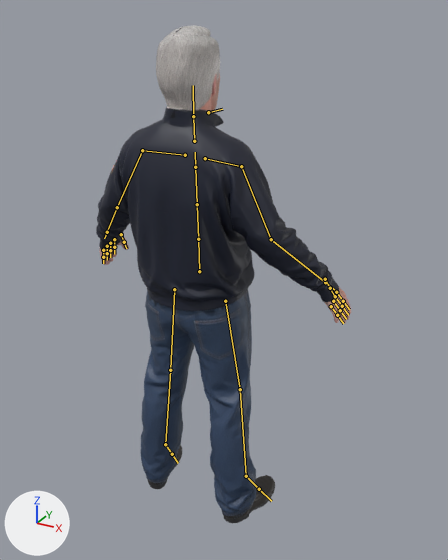
Before and after pictures for a commit that changed the glTF model Projects/StrongestInHistoryVsToday/res/Models/Characters/Boss/sih_boss.gltf.
One viewpoint serves both versions: a 50 mm lens placed at (1.078, -1.764, 1.88), pointed at (0.049, 0.107, 0.945). The lights are fixed; the arrows at lower left show +X, +Y and +Z. The older version comes first. The bones that change, and the others that lie on the model, are drawn over the model as lines.

The first picture shows 'sih_boss', 'sih_boss_head'.
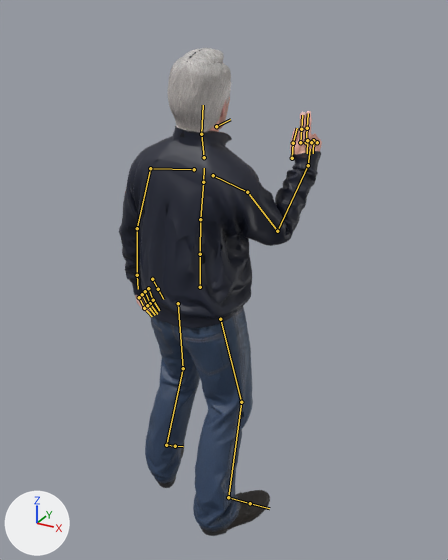
The newer file adds an action. The first version stands in its rest pose; the second is drawn at frame 85 of the action 'Sign_Raise'.

Changed parts and their boxes (x1, y1, x2, y2) in the pictures (448 x 560 px):
'sih_boss', posed (20% narrower): before (96, 111, 351, 523); after (119, 111, 322, 536)
'sih_boss_head', posed: before (156, 25, 220, 120); after (167, 48, 231, 141)
bone 'Hips', root to tip: before (199, 271) to (198, 239); after (200, 287) to (200, 254)
bone 'Spine', root to tip: before (197, 204) to (195, 167); after (200, 219) to (203, 182)
bone 'Chest', root to tip: before (195, 167) to (195, 152); after (203, 182) to (204, 168)
bone 'Neck', root to tip: before (194, 141) to (193, 116); after (204, 157) to (201, 134)
bone 'Head', root to tip: before (193, 116) to (193, 85); after (201, 134) to (203, 105)
bone 'Shoulder_L', root to tip: before (185, 155) to (142, 150); after (194, 169) to (150, 168)
bone 'UpperArm_L', root to tip: before (142, 150) to (117, 207); after (150, 168) to (137, 228)
bone 'LowerArm_L', root to tip: before (117, 207) to (107, 232); after (137, 228) to (137, 275)
bone 'Hand_L', root to tip: before (107, 232) to (104, 238); after (137, 275) to (138, 289)
bone 'Finger_Index_1_L', root to tip: before (114, 239) to (114, 247); after (148, 288) to (153, 300)
bone 'Finger_Index_2_L', root to tip: before (114, 247) to (114, 254); after (153, 300) to (159, 310)
bone 'Finger_Little_1_L', root to tip: before (103, 250) to (103, 257); after (139, 297) to (144, 308)
bone 'Finger_Little_2_L', root to tip: before (103, 257) to (103, 263); after (144, 308) to (152, 316)
bone 'Finger_Middle_1_L', root to tip: before (110, 243) to (110, 250); after (145, 291) to (150, 303)
bone 'Finger_Middle_2_L', root to tip: before (110, 250) to (110, 257); after (150, 303) to (157, 314)
bone 'Finger_Ring_1_L', root to tip: before (107, 246) to (107, 253); after (142, 294) to (147, 305)
bone 'Finger_Ring_2_L', root to tip: before (107, 253) to (107, 260); after (147, 305) to (155, 315)
bone 'Finger_Thumb_2_L', root to tip: before (124, 242) to (126, 248); after (158, 289) to (163, 299)
bone 'Shoulder_R', root to tip: before (205, 158) to (241, 166); after (213, 175) to (247, 192)
bone 'UpperArm_R', root to tip: before (241, 166) to (271, 239); after (247, 192) to (277, 231)
bone 'LowerArm_R', root to tip: before (271, 239) to (325, 282); after (277, 231) to (308, 165)
bone 'Hand_R', root to tip: before (325, 282) to (338, 292); after (308, 165) to (310, 149)
bone 'Finger_Little_1_R', root to tip: before (331, 306) to (337, 315); after (317, 142) to (313, 140)
bone 'Finger_Little_2_R', root to tip: before (337, 315) to (343, 323); after (313, 140) to (313, 153)
bone 'Finger_Ring_1_R', root to tip: before (333, 301) to (340, 310); after (311, 142) to (307, 140)
bone 'Finger_Ring_2_R', root to tip: before (340, 310) to (346, 319); after (307, 140) to (307, 153)
bone 'Finger_Thumb_1_R', root to tip: before (325, 279) to (330, 288); after (292, 158) to (293, 143)
bone 'Finger_Thumb_2_R', root to tip: before (330, 288) to (335, 297); after (293, 143) to (297, 128)
bone 'Thigh_L', root to tip: before (174, 289) to (170, 370); after (178, 303) to (183, 368)
bone 'Shin_L', root to tip: before (170, 370) to (165, 444); after (183, 368) to (166, 445)
bone 'Foot_L', root to tip: before (165, 444) to (172, 454); after (166, 445) to (175, 446)
bone 'Thigh_R', root to tip: before (225, 301) to (240, 389); after (220, 319) to (241, 402)
bone 'Shin_R', root to tip: before (240, 389) to (246, 476); after (241, 402) to (228, 497)
bone 'Foot_R', root to tip: before (246, 476) to (259, 489); after (228, 497) to (250, 503)

The edits, one by one:
Bone 'Hips' (bone_hips) moves from (0.0, 0.0, 0.0) to (0.0, -0.061, -0.002).
Bone 'Hips' (bone_hips) turns from (0, 0, 0) to (6, -12, -2) degrees about its own x, y and z.
Bone 'Spine' (bone_spine) turns from (0, 0, 0) to (3, 6, 2) degrees about its own x, y and z.
Bone 'Chest' (bone_chest) turns from (0, 0, 0) to (-7, 4, 2) degrees about its own x, y and z.
Bone 'Neck' (bone_neck) turns from (0, 0, 0) to (-4, 3, -7) degrees about its own x, y and z.
Bone 'Head' (bone_head) turns from (0, 0, 0) to (-3, 0, 12) degrees about its own x, y and z.
Bone 'Shoulder_L' (bone_shoulder_l) turns from (0, 0, 0) to (-7, 5, 8) degrees about its own x, y and z.
Bone 'UpperArm_L' (bone_upperarm_l) turns from (0, 0, 0) to (4, 4, -11) degrees about its own x, y and z.
Bone 'LowerArm_L' (bone_lowerarm_l) turns from (0, 0, 0) to (-18, -4, -13) degrees about its own x, y and z.
Bone 'Hand_L' (bone_hand_l) turns from (0, 0, 0) to (-3, 1, -3) degrees about its own x, y and z.
Bone 'Finger_Index_1_L' (bone_finger_index_1_l) turns from (0, 0, 0) to (-9, -1, -10) degrees about its own x, y and z.
Bone 'Finger_Index_2_L' (bone_finger_index_2_l) turns from (0, 0, 0) to (-12, -1, -13) degrees about its own x, y and z.
Bone 'Finger_Little_1_L' (bone_finger_little_1_l) turns from (0, 0, 0) to (-17, -3, -19) degrees about its own x, y and z.
Bone 'Finger_Little_2_L' (bone_finger_little_2_l) turns from (0, 0, 0) to (-19, -4, -22) degrees about its own x, y and z.
Bone 'Finger_Middle_1_L' (bone_finger_middle_1_l) turns from (0, 0, 0) to (-12, -1, -13) degrees about its own x, y and z.
Bone 'Finger_Middle_2_L' (bone_finger_middle_2_l) turns from (0, 0, 0) to (-14, -2, -16) degrees about its own x, y and z.
Bone 'Finger_Ring_1_L' (bone_finger_ring_1_l) turns from (0, 0, 0) to (-14, -2, -16) degrees about its own x, y and z.
Bone 'Finger_Ring_2_L' (bone_finger_ring_2_l) turns from (0, 0, 0) to (-17, -3, -19) degrees about its own x, y and z.
Bone 'Finger_Thumb_2_L' (bone_finger_thumb_2_l) turns from (0, 0, 0) to (-3, 12, -1) degrees about its own x, y and z.
Bone 'Shoulder_R' (bone_shoulder_r) turns from (0, 0, 0) to (-7, -5, 3) degrees about its own x, y and z.
Bone 'UpperArm_R' (bone_upperarm_r) turns from (0, 0, 0) to (38, -8, 28) degrees about its own x, y and z.
Bone 'LowerArm_R' (bone_lowerarm_r) turns from (0, 0, 0) to (74, 17, -19) degrees about its own x, y and z.
Bone 'Hand_R' (bone_hand_r) turns from (0, 0, 0) to (26, -1, 10) degrees about its own x, y and z.
Bone 'Finger_Little_1_R' (bone_finger_little_1_r) turns from (0, 0, 0) to (-46, 29, 64) degrees about its own x, y and z.
Bone 'Finger_Little_2_R' (bone_finger_little_2_r) turns from (0, 0, 0) to (-49, 35, 70) degrees about its own x, y and z.
Bone 'Finger_Ring_1_R' (bone_finger_ring_1_r) turns from (0, 0, 0) to (-45, 28, 62) degrees about its own x, y and z.
Bone 'Finger_Ring_2_R' (bone_finger_ring_2_r) turns from (0, 0, 0) to (-49, 35, 70) degrees about its own x, y and z.
Bone 'Finger_Thumb_1_R' (bone_finger_thumb_1_r) turns from (0, 0, 0) to (-24, -54, 17) degrees about its own x, y and z.
Bone 'Finger_Thumb_2_R' (bone_finger_thumb_2_r) turns from (0, 0, 0) to (-18, -47, 12) degrees about its own x, y and z.
Bone 'Thigh_L' (bone_thigh_l) turns from (0, 0, 0) to (-15, -16, -4) degrees about its own x, y and z.
Bone 'Shin_L' (bone_shin_l) turns from (0, 0, 0) to (21, -5, -3) degrees about its own x, y and z.
Bone 'Foot_L' (bone_foot_l) turns from (0, 0, 0) to (-25, -13, 6) degrees about its own x, y and z.
Bone 'Thigh_R' (bone_thigh_r) turns from (0, 0, 0) to (-12, 10, -2) degrees about its own x, y and z.
Bone 'Shin_R' (bone_shin_r) turns from (0, 0, 0) to (21, 5, 3) degrees about its own x, y and z.
Bone 'Foot_R' (bone_foot_r) turns from (0, 0, 0) to (-34, 9, -8) degrees about its own x, y and z.
